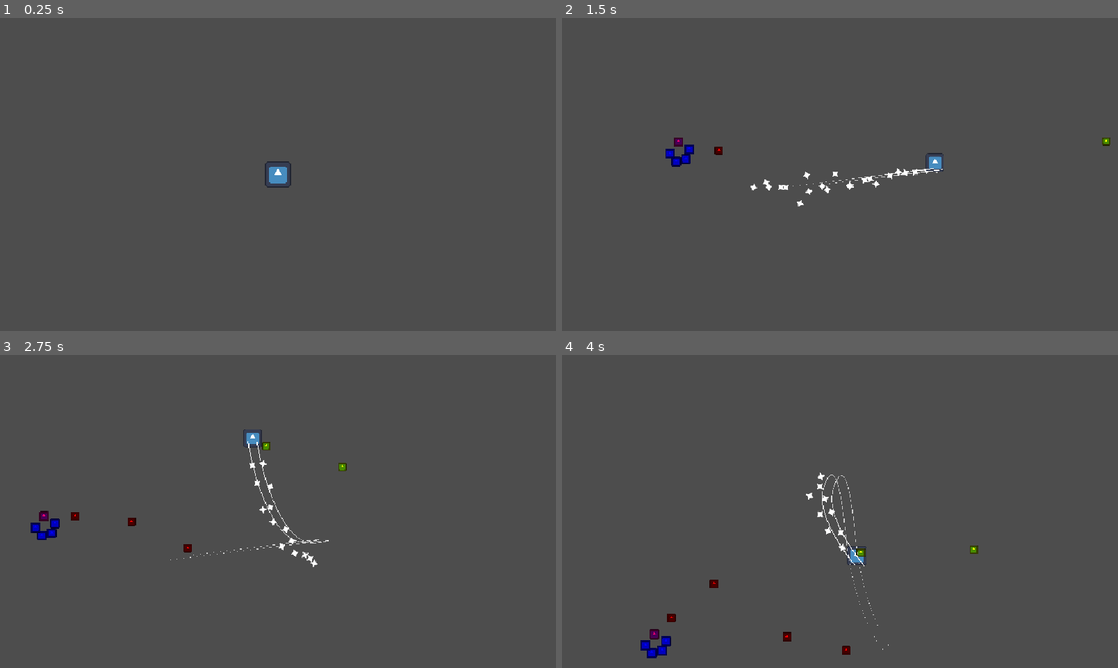
Above: before the commit, frames 1-4 (two rows, left to right).
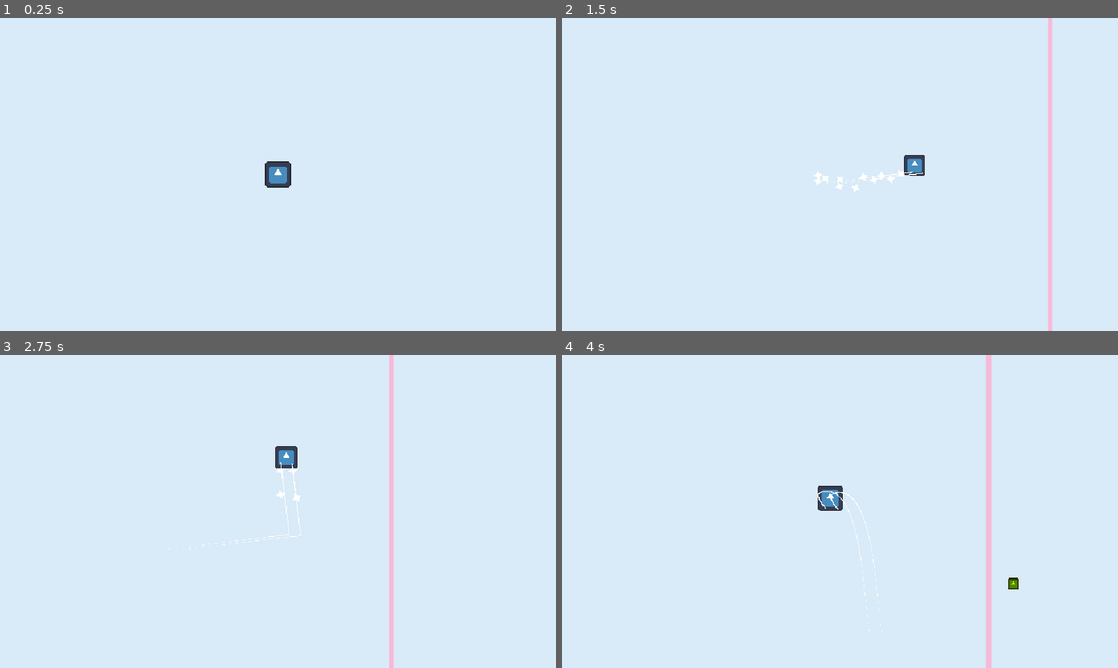
Above: after the commit, the same moments.

Repository: JLwuw/otter-jam
Game: Godot game, scene res://Scenes/gameplay_test.tscn
Two runs of this game, one before a commit and one after it. Both use one fixed random seed, a clock stepped at 60 frames per second and the inputs below. The engine's default icon, where the game draws it, is replaced by a stand-in: a white triangle on a blue panel in a dark square.
Inputs (mouse positions are in pixels of both pictures, inside the frame that each line leads up to):
- Up to frame 1 (0.25 s): no input
- Up to frame 2 (1.5 s): tap Enter at 0.5 s; move the mouse to (962, 158) at 0.52 s; press the mouse at (962, 158) at 0.53 s; move the mouse to (728, 190) at 1.27 s; release the mouse at (728, 190) at 1.28 s; click (728, 190) at 1.35 s
- Up to frame 3 (2.75 s): move the mouse to (333, 442) at 2.02 s; press the mouse at (333, 442) at 2.03 s
- Up to frame 4 (4 s): move the mouse to (812, 574) at 2.77 s; release the mouse at (812, 574) at 2.78 s; click (812, 574) at 2.85 s; move the mouse to (1006, 558) at 3.52 s; press the mouse at (1006, 558) at 3.53 s

The runs differ from the first frame. In frame 1, 100% of the frame differs, in the area x 0-100%, y 0-100%; in frame 2, 100%; in frame 3, 100%; in frame 4, 100%.

Commit message:
minot fix

Diff:
--- a/Scenes/Player/player.tscn
+++ b/Scenes/Player/player.tscn
@@ -3,7 +3,6 @@
 [ext_resource type="Script" uid="uid://c6apsrrec6tji" path="res://Scripts/Player/player.gd" id="1_a3d8c"]
 [ext_resource type="Texture2D" uid="uid://ch2x7fo5gi32j" path="res://icon.svg" id="1_uvnfx"]
 [ext_resource type="Curve" uid="uid://db2wsu2s0lwdt" path="res://Resources/Player/fire_rate_curve.tres" id="2_xpcdj"]
-[ext_resource type="Script" uid="uid://bxx4xqct8sv0b" path="res://Scripts/Camera/camera_2d_2.gd" id="4_dd0ac"]
 [ext_resource type="Texture2D" uid="uid://8venrhk2w7qu" path="res://Graphics/star.png" id="4_htcer"]
 [ext_resource type="Script" uid="uid://c6gp2f533dpeb" path="res://Scripts/Player/ice_emitter.gd" id="5_dd0ac"]
 [ext_resource type="Script" uid="uid://bxx4xqct8sv0b" path="res://Scripts/Camera/camera_2d_2.gd" id="6_dd0ac"]
@@ -16,6 +15,9 @@
 [sub_resource type="Gradient" id="Gradient_gk6dx"]
 offsets = PackedFloat32Array(0, 0.3271605)
 colors = PackedColorArray(1, 1, 1, 1, 1, 1, 1, 0.72156864)
+
+[sub_resource type="CircleShape2D" id="CircleShape2D_a3d8c"]
+radius = 19.0
 
 [sub_resource type="Curve" id="Curve_0u5uq"]
 _limits = [-200.0, 200.0, 0.0, 1.0]
@@ -39,9 +41,6 @@
 linear_accel_curve = SubResource("CurveTexture_2okw4")
 turbulence_enabled = true
 
-[sub_resource type="CircleShape2D" id="CircleShape2D_a3d8c"]
-radius = 19.0
-
 [node name="Player" type="CharacterBody2D" unique_id=2009590095 groups=["player"]]
 script = ExtResource("1_a3d8c")
 fire_rate_curve = ExtResource("2_xpcdj")
@@ -57,12 +56,13 @@
 width_curve = SubResource("Curve_jlvik")
 gradient = SubResource("Gradient_gk6dx")
 script = ExtResource("7_0u5uq")
+
 [node name="CollisionShape2D" type="CollisionShape2D" parent="." unique_id=1340601154]
 shape = SubResource("CircleShape2D_a3d8c")
 
 [node name="Camera2D" type="Camera2D" parent="." unique_id=1631860778]
 position_smoothing_enabled = true
-script = ExtResource("4_dd0ac")
+script = ExtResource("6_dd0ac")
 
 [node name="IceR" type="GPUParticles2D" parent="." unique_id=1520918119]
 position = Vector2(-9, 14)
@@ -84,10 +84,3 @@
 position = Vector2(9.536743e-07, -9.536743e-07)
 scale = Vector2(0.31445313, 0.31445313)
 texture = ExtResource("1_uvnfx")
-
-[node name="CollisionShape2D" type="CollisionShape2D" parent="." unique_id=1340601154]
-shape = SubResource("CircleShape2D_a3d8c")
-
-[node name="Camera2D" type="Camera2D" parent="." unique_id=1631860778]
-position_smoothing_enabled = true
-script = ExtResource("6_dd0ac")
--- a/Scenes/gameplay_test.tscn
+++ b/Scenes/gameplay_test.tscn
@@ -1,21 +1,20 @@
 [gd_scene format=3 uid="uid://b6echlk833f2a"]
 
-[ext_resource type="Script" uid="uid://cw60l7jw1fy3k" path="res://Scripts/gameplay_test.gd" id="1_2okw4"]
+[ext_resource type="Script" path="res://Scenes/gameplay_test.gd" id="1_2okw4"]
 [ext_resource type="PackedScene" uid="uid://bttw28xgext45" path="res://Scenes/Player/player.tscn" id="1_6kpuu"]
-[ext_resource type="PackedScene" uid="uid://cv27k52wlpppn" path="res://Scenes/Enemies/enemy_slow_chaser.tscn" id="3_n6585"]
-[ext_resource type="PackedScene" uid="uid://d3o4a888rrucy" path="res://Scenes/Enemies/enemy_slow_shooter.tscn" id="4_6nxcd"]
 [ext_resource type="PackedScene" uid="uid://6samdck1tc8k" path="res://Scenes/rink.tscn" id="5_6nxcd"]
-[ext_resource type="PackedScene" uid="uid://wlfg018oiue2" path="res://Scenes/arena.tscn" id="5_6nxcd"]
 [ext_resource type="PackedScene" uid="uid://ba3g0t5t2s4lx" path="res://Scenes/enemy_spawner.tscn" id="6_gtphy"]
 
 [node name="GameplayTest" type="Node2D" unique_id=1958848919]
 script = ExtResource("1_2okw4")
 
 [node name="Rink" parent="." unique_id=487660221 instance=ExtResource("5_6nxcd")]
-position = Vector2(-3577, -1972)
+position = Vector2(-3078, -1937)
 
 [node name="Player" parent="." unique_id=2009590095 instance=ExtResource("1_6kpuu")]
 position = Vector2(-6, 130)
+max_speed = 750.0
+acceleration_factor = 1.0
 bullet_speed = 800.0
 
 [node name="Enemy Spawner" parent="." unique_id=2131718947 node_paths=PackedStringArray("player") instance=ExtResource("6_gtphy")]
